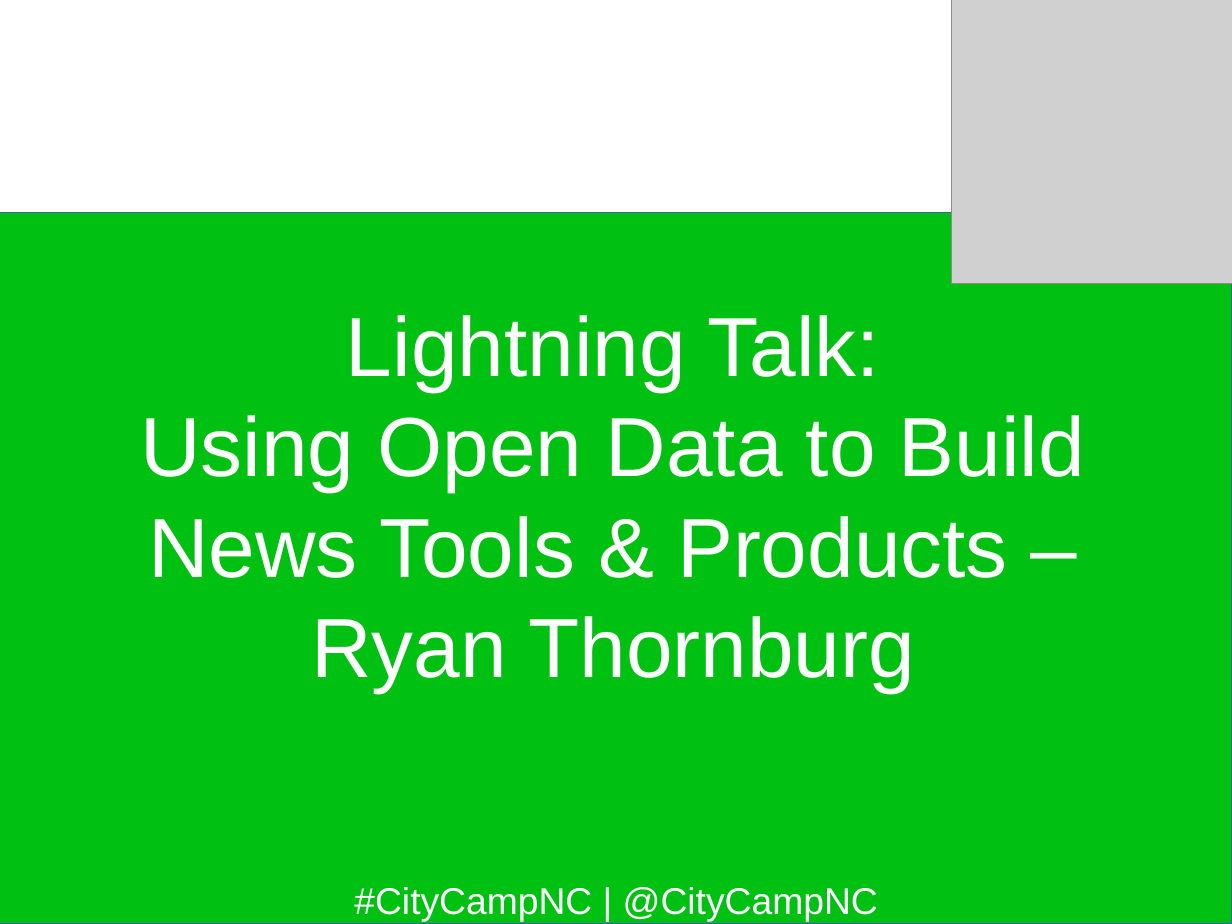
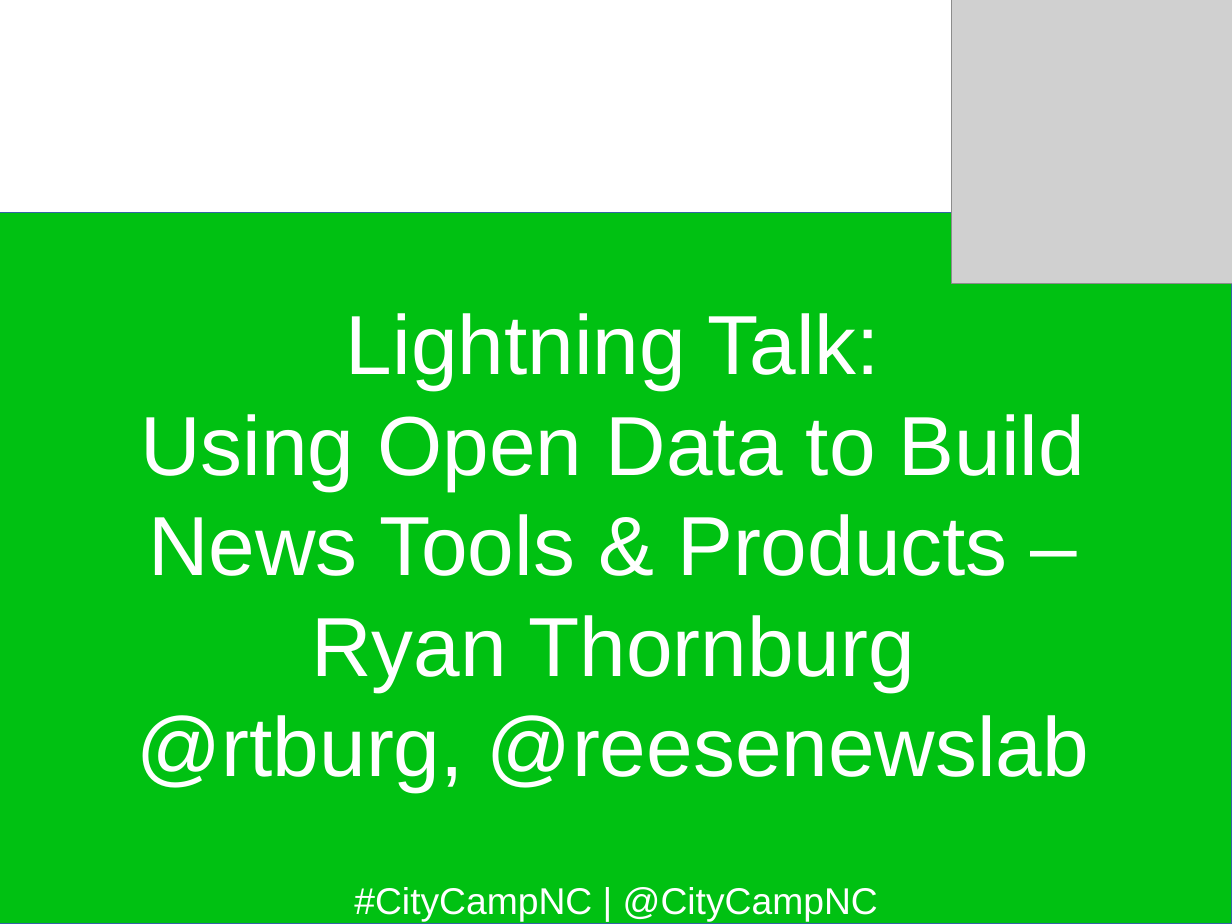
Before and after one commit to jhibbets/presentations, a slide deck: slide 20 of CCNC_2017.odp. Drawn at 1232x924 pixels with LibreOffice and Linux fonts; fonts in the diff are those of the drawing; grey boxes stand for pictures; background and template pictures are left out. Boxes give left, top, right and bottom in pixels: in the first picture for what was removed or moved away, otherwise in the second. Text is boxed around its words. In the diff, an @@ line names an element or a change of style, - is before the commit and + after.

```diff
--- a/CCNC_2017.odp
+++ b/CCNC_2017.odp
@@ subtitle at box(137, 715, 1089, 792): paragraph added @@
+@rtburg, @reesenewslab
```
Also in this commit, not shown: 17 other slides changed, 7 slides added.
